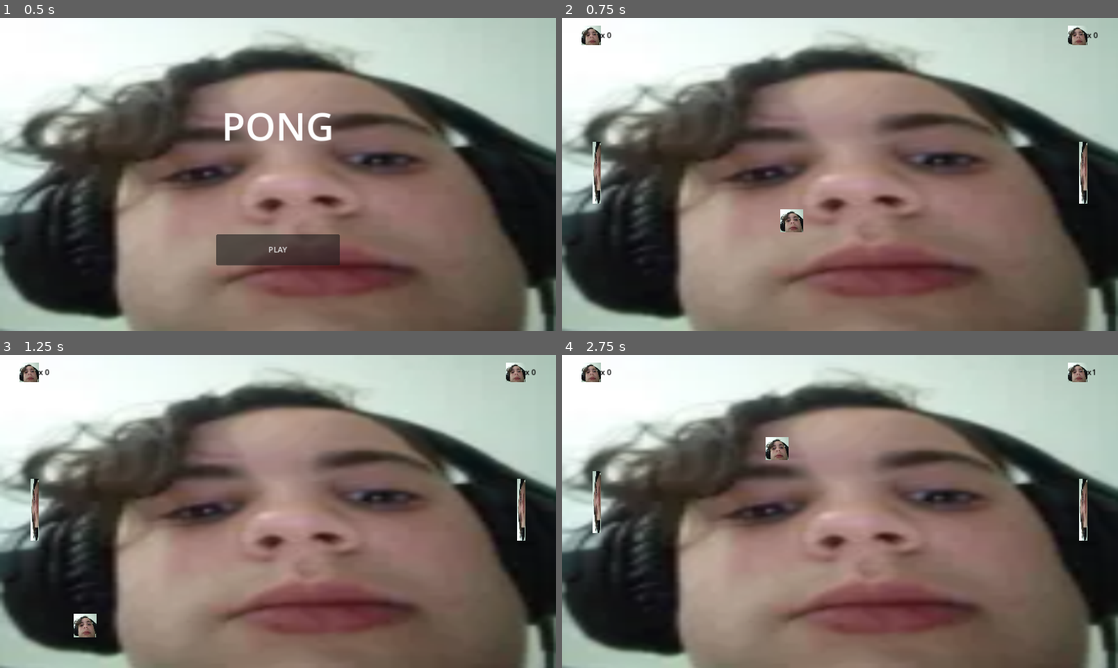
Above: before the commit, frames 1-4 (two rows, left to right).
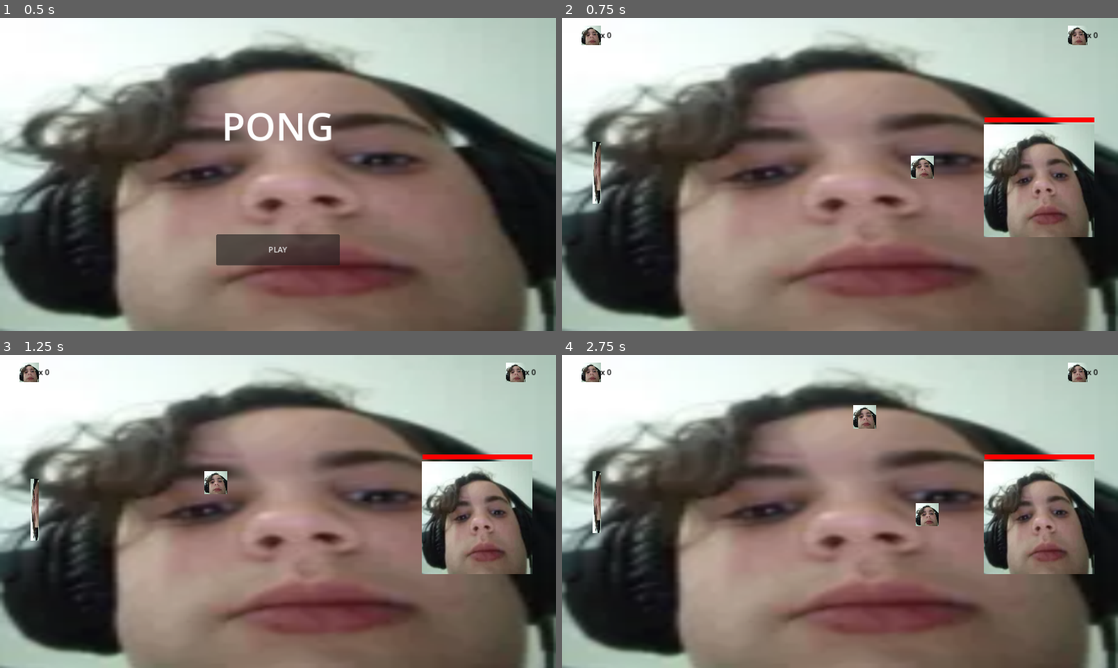
Above: after the commit, the same moments.

Repository: TE4-Umea/te4-pong
Game: Godot game, scene res://Scenes/MainMenu.tscn
Two runs of this game, one before a commit and one after it. Both use one fixed random seed, a clock stepped at 60 frames per second and the inputs below.
Inputs:
- Up to frame 1 (0.5 s): no input
- Up to frame 2 (0.75 s): click "PLAY" at 0.5 s
- Up to frame 3 (1.25 s): no input
- Up to frame 4 (2.75 s): hold W (P1_UP) 1.28-2.03 s; tap Down (P2_DOWN) at 1.35 s; hold S (P1_DOWN) from 2.03 s (still down); tap Up (P2_UP) at 2.1 s

Frame 1 is identical in both runs. In frame 2, 6.9% of the frame differs, in the area x 39-96%, y 31-70%; in frame 3, 6.9%; in frame 4, 7.2%, in the area x 36-97%, y 4-70%.

Commit message:
enemy
PLUH

Diff:
--- a/Scenes/Ball.gd
+++ b/Scenes/Ball.gd
@@ -4,8 +4,8 @@
 var paused = false
 
 func _ready():
-	direction.y = [1, -1].pick_random()
-	direction.x = [1, -1].pick_random()
+	direction.y = randf_range(-1.0, 1.0)
+	direction.x = [-1].pick_random()
 
 func _physics_process(delta):
 	if !paused:
--- /dev/null
+++ b/Scenes/Enemy.gd
@@ -0,0 +1,44 @@
+extends CharacterBody2D
+
+var floating_text = preload("res://Scenes/floating_text.tscn")
+
+@export var speed : float = 300.0
+@export var enemy_name = "alexandro"
+var weakness = "ljus"
+var resistance = 10
+var hp = 100
+var damage = 10
+var movement_speed = 300
+var fire_rate = 10
+var paused = false
+var BULLET = preload("res://Scenes/Ball.tscn")
+
+func shoot():
+	print("shoot")
+	owner.spawn_ball(owner.screensize.x -305, owner.screensize.y / 2)
+	$Timer.wait_time = [0.5,1,2].pick_random()
+	$Timer.start()
+
+func take_damage(dmg):
+	if dmg<hp:
+		hp-=dmg
+		$TextureProgressBar.value = hp
+		var text = floating_text.instantiate()
+		text.amount = dmg
+		add_child(text)
+	else:
+		die()
+
+func die():
+	print("removing enemy")
+	queue_free()
+
+
+func _on_area_2d_body_entered(body):
+	body.queue_free()
+	take_damage(25)
+	print(hp)
+
+
+func _on_timer_timeout():
+	shoot()
--- /dev/null
+++ b/Scenes/Enemy.tscn
@@ -0,0 +1,49 @@
+[gd_scene load_steps=6 format=3 uid="uid://ti5dnrlnocox"]
+
+[ext_resource type="Script" path="res://Scenes/Enemy.gd" id="1_4u4h7"]
+[ext_resource type="Texture2D" uid="uid://bx2dcegbutm0j" path="res://B).png" id="2_20i51"]
+
+[sub_resource type="NoiseTexture2D" id="NoiseTexture2D_1il5r"]
+width = 228
+height = 100
+
+[sub_resource type="RectangleShape2D" id="RectangleShape2D_3obk3"]
+size = Vector2(222, 228)
+
+[sub_resource type="RectangleShape2D" id="RectangleShape2D_clax8"]
+size = Vector2(228, 231)
+
+[node name="enemy" type="CharacterBody2D"]
+position = Vector2(236, 109)
+script = ExtResource("1_4u4h7")
+
+[node name="TextureProgressBar" type="TextureProgressBar" parent="."]
+offset_left = -114.0
+offset_top = -131.0
+offset_right = 114.0
+offset_bottom = -31.0
+scale = Vector2(1, 0.1)
+value = 100.0
+stretch_margin_left = 1
+texture_progress = SubResource("NoiseTexture2D_1il5r")
+tint_progress = Color(1, 0.137255, 0, 1)
+
+[node name="Timer" type="Timer" parent="."]
+
+[node name="Sprite2D" type="Sprite2D" parent="."]
+texture = ExtResource("2_20i51")
+
+[node name="CollisionShape2D" type="CollisionShape2D" parent="."]
+position = Vector2(-1, 0)
+shape = SubResource("RectangleShape2D_3obk3")
+
+[node name="Area2D" type="Area2D" parent="."]
+collision_layer = 4
+collision_mask = 2
+
+[node name="CollisionShape2D" type="CollisionShape2D" parent="Area2D"]
+position = Vector2(0, 0.5)
+shape = SubResource("RectangleShape2D_clax8")
+
+[connection signal="timeout" from="Timer" to="." method="_on_timer_timeout"]
+[connection signal="body_entered" from="Area2D" to="." method="_on_area_2d_body_entered"]
--- a/Scenes/World.gd
+++ b/Scenes/World.gd
@@ -2,10 +2,19 @@
 var screensize
 @export var maxScore = 11
 signal pauseSignal
+var BALL = preload("res://Scenes/Ball.tscn")
+
+func spawn_ball(x,y):
+	print("spawning ball")
+	var ball =  BALL.instantiate()
+	ball.global_position = Vector2(x,y)
+	ball.direction.x = -1
+	add_child(ball)
 
 # Called when the node enters the scene tree for the first time.
 func _ready():
 	screensize = get_viewport().get_visible_rect().size
+	$enemy.shoot()
 
 func _on_norr_body_entered(body):
 	if !body.is_in_group('paddles'):
@@ -23,7 +32,7 @@
 
 	await get_tree().create_timer(1).timeout
 
-	$Ball.global_position = Vector2(screensize.x / 2, screensize.y / 2)
+	body.queue_free()
 	if Main.p2_score >= maxScore:
 		$Control/Label3.text = ("Player 2 won")
 		pauseGame()
@@ -34,7 +43,7 @@
 
 	await get_tree().create_timer(1).timeout
 
-	$Ball.global_position = Vector2(screensize.x / 2, screensize.y / 2)
+	body.queue_free()
 	if Main.p1_score >= maxScore:
 		$Control/Label3.text = ("Player 1 won")
 		pauseGame()
@@ -44,7 +53,6 @@
 	$Control/Label3.visible = true
 	$Control/PlayAgain.visible = true
 	$Control/MainMenu.visible = true
-	$Ball.hide()
 	pauseSignal.emit()
 
 func _on_play_again_pressed():
--- a/Scenes/World.tscn
+++ b/Scenes/World.tscn
@@ -3,7 +3,7 @@
 [ext_resource type="Script" path="res://Scenes/World.gd" id="1_i0ao4"]
 [ext_resource type="PackedScene" uid="uid://b5iy5pcb2xit3" path="res://Scenes/Paddle.tscn" id="1_lert0"]
 [ext_resource type="Texture2D" uid="uid://bx2dcegbutm0j" path="res://B).png" id="2_cqfwg"]
-[ext_resource type="PackedScene" uid="uid://be80dbp2b6dxv" path="res://Scenes/Ball.tscn" id="3_62d1g"]
+[ext_resource type="PackedScene" uid="uid://ti5dnrlnocox" path="res://Scenes/Enemy.tscn" id="5_4uhj6"]
 
 [sub_resource type="RectangleShape2D" id="RectangleShape2D_5vdgs"]
 size = Vector2(1184, 16)
@@ -159,18 +159,9 @@
 collision_layer = 5
 collision_mask = 5
 
-[node name="p2" parent="." instance=ExtResource("1_lert0")]
-position = Vector2(1080, 320)
-collision_layer = 5
-collision_mask = 5
-side = "p2"
+[node name="enemy" parent="." instance=ExtResource("5_4uhj6")]
+position = Vector2(989, 337)
 
-[node name="Ball" parent="." instance=ExtResource("3_62d1g")]
-position = Vector2(576, 320)
-
-[connection signal="pauseSignal" from="." to="p1" method="_on_world_pause_signal"]
-[connection signal="pauseSignal" from="." to="p2" method="_on_world_pause_signal"]
-[connection signal="pauseSignal" from="." to="Ball" method="_on_world_pause_signal"]
 [connection signal="body_entered" from="Norr" to="." method="_on_norr_body_entered"]
 [connection signal="body_entered" from="Bottom" to="." method="_on_bottom_body_entered"]
 [connection signal="body_entered" from="Kanye" to="." method="_on_kanye_body_entered"]
--- /dev/null
+++ b/Scenes/floating_text.gd
@@ -0,0 +1,10 @@
+extends Marker2D
+
+var tween = create_tween()
+var amount = 0
+
+func _ready():
+	get_node("Label").set_text(str(-amount))
+
+
+	#tween.tween_property(get_node("Label"), "position", Vector2(2, 2), 1)
--- /dev/null
+++ b/Scenes/floating_text.tscn
@@ -0,0 +1,18 @@
+[gd_scene load_steps=2 format=3 uid="uid://bvt4nccudkkfh"]
+
+[ext_resource type="Script" path="res://Scenes/floating_text.gd" id="1_r5lat"]
+
+[node name="FloatingText" type="Marker2D"]
+script = ExtResource("1_r5lat")
+
+[node name="Label" type="Label" parent="."]
+offset_left = -42.0
+offset_top = -17.0
+offset_right = 42.0
+offset_bottom = 15.0
+size_flags_horizontal = 4
+theme_override_colors/font_color = Color(1, 0, 0, 1)
+theme_override_colors/font_shadow_color = Color(0, 0, 0, 1)
+text = "200"
+horizontal_alignment = 1
+vertical_alignment = 1
